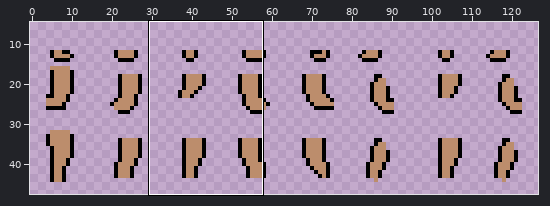
Edited in one commit: sprite sheet (assets/npc/human/legs/legs.png). The first picture is a wide view before the edit; the outline marks the close-up.
Close-up. Earlier state:
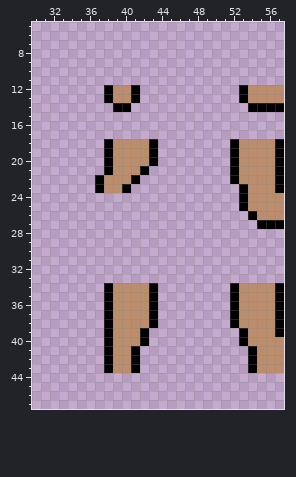
The file is 128x48 pixels. Shown: x 30..57, y 5..47. The wide view leaves out empty margins.
New version:
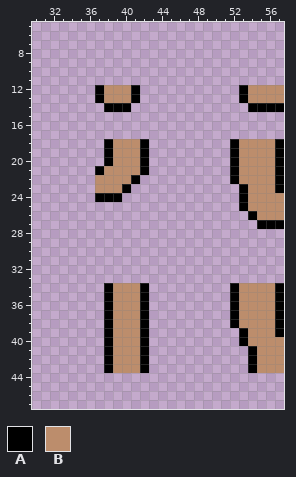
Palette (. is transparent): A #000000  B #bc8d6c
Difference:
@@ x 35..40 @@
 11 ......
-12 ...ABB
-13 ...ABB
-14 ....AA
+12 ..ABBB
+13 ..ABBB
+14 ...AAA
 15 ......
@@ x 35..45 @@
 17 ...........
-18 ...ABBBBA..
-19 ...ABBBBA..
-20 ...ABBBBA..
-21 ...ABBBA...
-22 ..ABBBA....
-23 ..ABBA.....
-24 ...........
+18 ...ABBBA...
+19 ...ABBBA...
+20 ...ABBBA...
+21 ..ABBBBA...
+22 ..BBBBA....
+23 ..BBBA.....
+24 ..AAA......
 25 ...........
@@ x 39..45 @@
 33 .......
-34 BBBBA..
-35 BBBBA..
-36 BBBBA..
-37 BBBBA..
-38 BBBBA..
+34 BBBA...
+35 BBBA...
+36 BBBA...
+37 BBBA...
+38 BBBA...
 39 BBBA...
 40 BBBA...
-41 BBA....
-42 BBA....
-43 BBA....
+41 BBBA...
+42 BBBA...
+43 BBBA...
 44 .......
